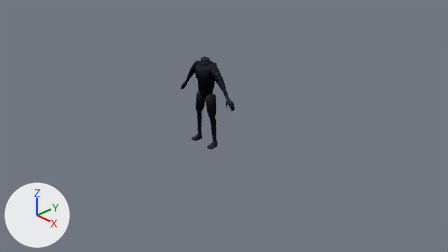
The Blender file art/characters/robot/workrobot.blend as it was, and as the next commit left it.
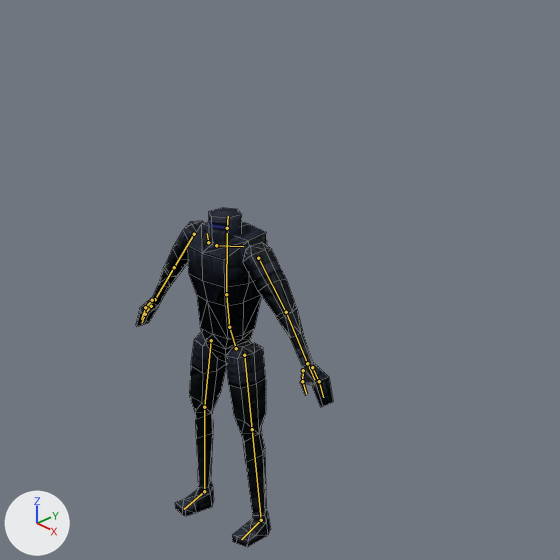
Each version is shown from the file's camera 'Camera', then close up on the part from 32% to 66% of the width and 0% to 61% of the height. Lighting does not change. The marker at lower left points along +X, +Y and +Z. The bones that bend it are drawn over the model as lines in the close-ups. The close-ups show mesh edges as thin lines.

In view in the first close-up: 'OBJ0000185.001'.
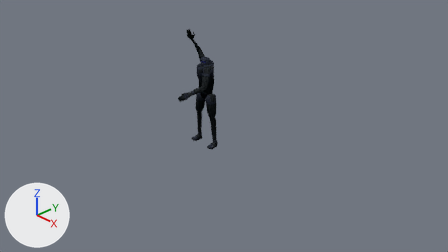
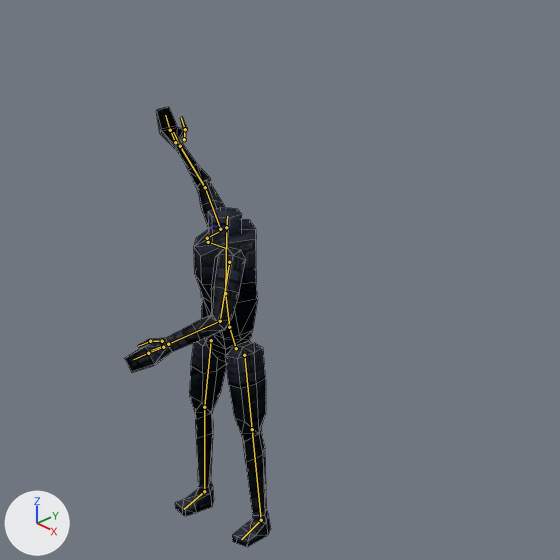
The newer file adds an action. The first version stands in its rest pose; the second is drawn at frame 9 of the action 'attack-r-hand-chop'.

Diff of the bpy script that builds the scene:
```diff
--- a/art/characters/robot/workrobot.blend.py
+++ b/art/characters/robot/workrobot.blend.py
@@ bone_spine @@
 bone_spine = bpy.data.objects['metarig'].pose.bones['spine']  # child of 'hips'
-bone_spine.rotation_quaternion = (1.0, 0.0, 0.0, 0.0)  # degrees (0, 0, 0)
+bone_spine.rotation_quaternion = (0.951, 0.0, -0.308, 0.031)  # degrees (-1, -36, 4)
@@ bone_neck @@
 bone_neck = bpy.data.objects['metarig'].pose.bones['neck']  # child of 'chest'
-bone_neck.rotation_quaternion = (1.0, 0.0, 0.0, 0.0)  # degrees (0, 0, 0)
+bone_neck.rotation_quaternion = (0.943, 0.005, 0.329, 0.048)  # degrees (3, 38, 7)
@@ bone_upper_arm_l @@
 bone_upper_arm_l = bpy.data.objects['metarig'].pose.bones['upper_arm.L']  # child of 'shoulder.L'
-bone_upper_arm_l.rotation_quaternion = (1.0, 0.0, 0.0, 0.0)  # degrees (0, 0, 0)
+bone_upper_arm_l.rotation_quaternion = (0.99, 0.13, -0.019, -0.045)  # degrees (15, -1, -5)
@@ bone_forearm_l @@
 bone_forearm_l = bpy.data.objects['metarig'].pose.bones['forearm.L']  # child of 'upper_arm.L'
-bone_forearm_l.rotation_quaternion = (1.0, 0.0, 0.0, 0.0)  # degrees (0, 0, 0)
+bone_forearm_l.rotation_quaternion = (0.895, 0.44, 0.007, -0.081)  # degrees (52, 5, -8)
@@ bone_upper_arm_r @@
 bone_upper_arm_r = bpy.data.objects['metarig'].pose.bones['upper_arm.R']  # child of 'shoulder.R'
-bone_upper_arm_r.rotation_quaternion = (1.0, 0.0, 0.0, 0.0)  # degrees (0, 0, 0)
+bone_upper_arm_r.rotation_quaternion = (0.681, 0.401, 0.329, -0.516)  # degrees (24, 60, -60)
@@ bone_forearm_r @@
 bone_forearm_r = bpy.data.objects['metarig'].pose.bones['forearm.R']  # child of 'upper_arm.R'
-bone_forearm_r.rotation_quaternion = (1.0, 0.0, 0.0, 0.0)  # degrees (0, 0, 0)
+bone_forearm_r.rotation_quaternion = (0.92, 0.118, 0.364, 0.079)  # degrees (21, 41, 18)
@@ bone_hand_r @@
 bone_hand_r = bpy.data.objects['metarig'].pose.bones['hand.R']  # child of 'forearm.R'
-bone_hand_r.rotation_quaternion = (1.0, 0.0, 0.0, 0.0)  # degrees (0, 0, 0)
+bone_hand_r.rotation_quaternion = (0.687, 0.005, 0.727, 0.01)  # degrees (-21, 94, -21)
```

Location of each change, [x1, y1, x2, y2] in pixels of the close-ups (560 x 560 px):
'OBJ0000185.001', posed (26% narrower, 30% taller): before [136, 208, 333, 547]; after [125, 107, 271, 547]
bone 'spine', root to tip: before (229, 327) to (226, 294); after (229, 327) to (225, 293)
bone 'neck', root to tip: before (227, 228) to (228, 216); after (226, 227) to (227, 216)
bone 'upper_arm.L', root to tip: before (258, 258) to (286, 312); after (229, 262) to (220, 321)
bone 'forearm.L', root to tip: before (286, 312) to (307, 363); after (220, 321) to (168, 344)
bone 'upper_arm.R', root to tip: before (194, 234) to (174, 267); after (220, 229) to (205, 187)
bone 'forearm.R', root to tip: before (174, 267) to (155, 299); after (205, 187) to (180, 146)
bone 'hand.R', root to tip: before (155, 299) to (147, 308); after (180, 146) to (173, 132)
